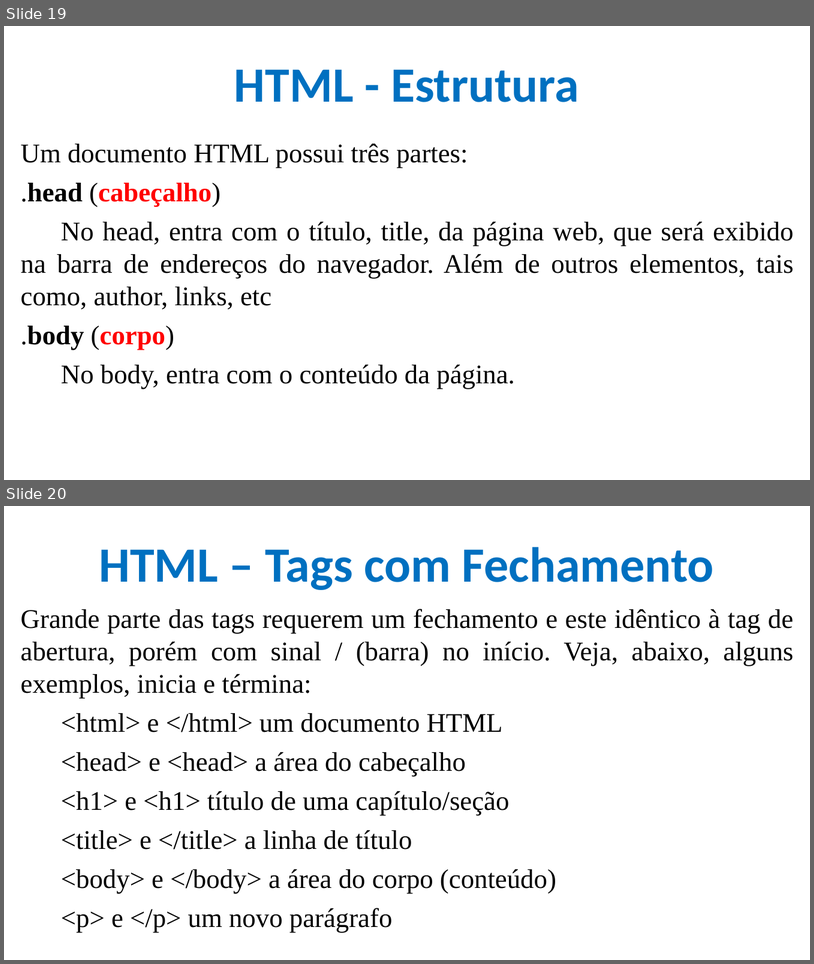
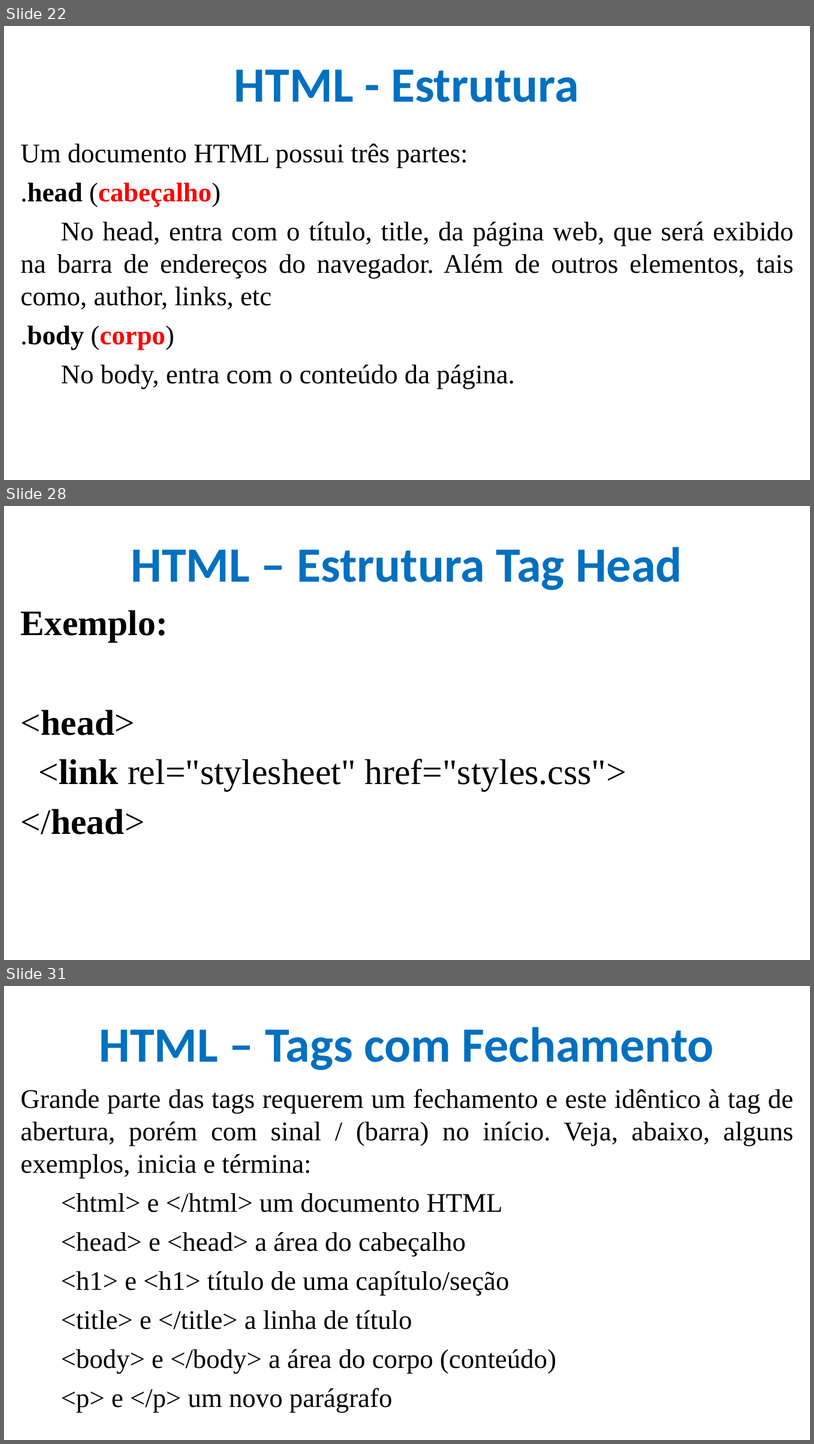
Before and after one commit to CloudEducationBrazil/WydenDesenvolvimentoWebPHP, a slide deck: 01 Classes/Aula 02, 03, 04 Desenvolvimento Web Caracterização - HTML.pptx. Shown one above the other, each under a label of ours: slides 19 and 20 before the commit, slides 22, 28 and 31 after it; the slides between them are not shown. The pictures are 814x964 and 814x1444 pixels, drawn with LibreOffice and Linux fonts; fonts in the diff are those of the drawing; background and template pictures are left out. Boxes give left, top, right and bottom in pixels: in the first picture for what was removed or moved away, otherwise in the second. Text is boxed around its words. In the diff, an @@ line names an element or a change of style, - is before the commit and + after.

```diff
--- a/01 Classes/Aula 02, 03, 04 Desenvolvimento Web Caracterização - HTML.pptx
+++ b/01 Classes/Aula 02, 03, 04 Desenvolvimento Web Caracterização - HTML.pptx
@@ slide 28 added at (4, 506, 810, 960), background picture (left out) @@
@@ title added at (131, 547, 683, 590), 44 pt, text #0070C0, bold @@
+HTML – Estrutura Tag Head
@@ text added at (21, 610, 627, 834), 32 pt, text #000000 @@
+Exemplo:
+<head>
+<link rel="stylesheet" href="styles.css">
+</head>
@@ what was slide 19 is now slide 22 @@
@@ what was slide 20 is now slide 31 @@
```
Also in this commit, not shown: 2 slides changed, 12 other slides added.
